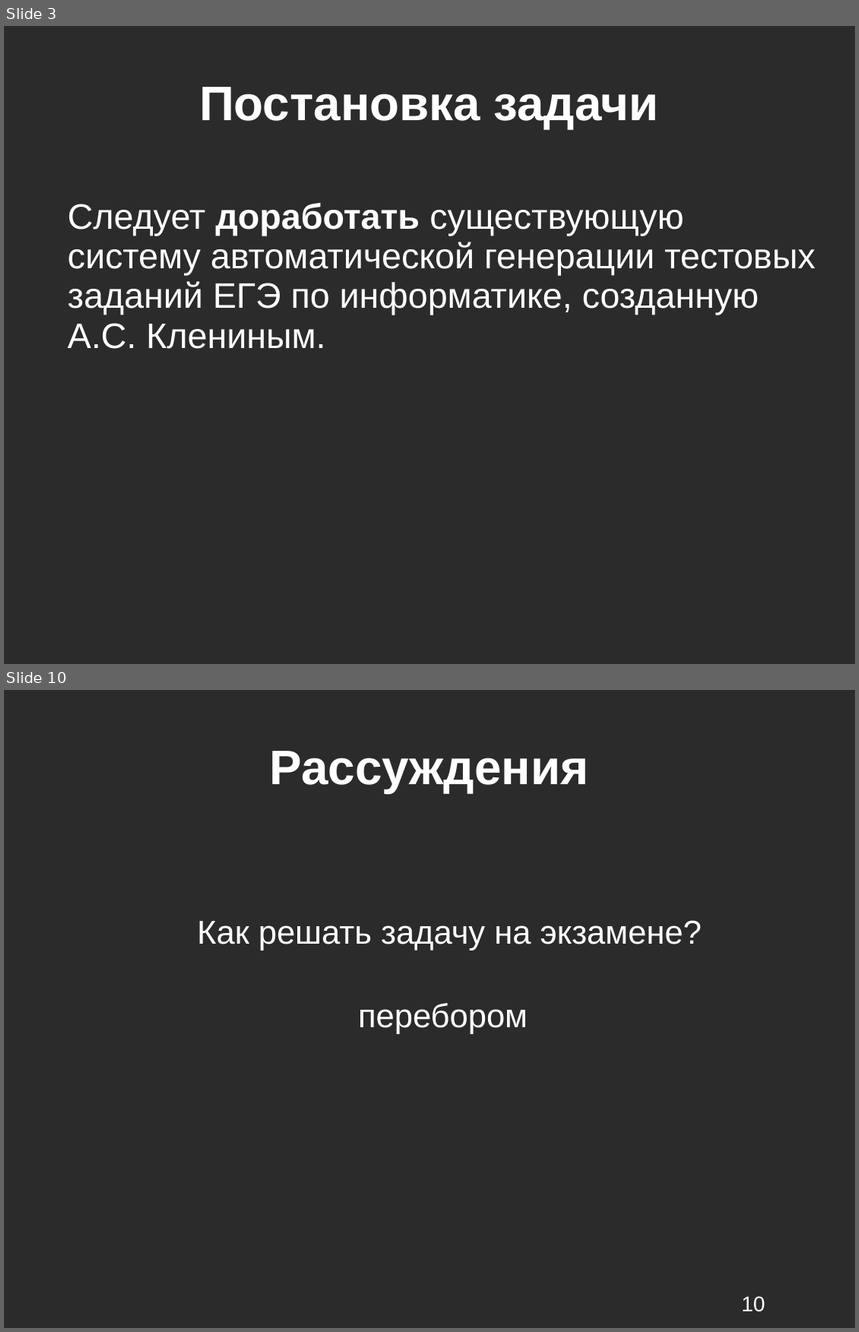
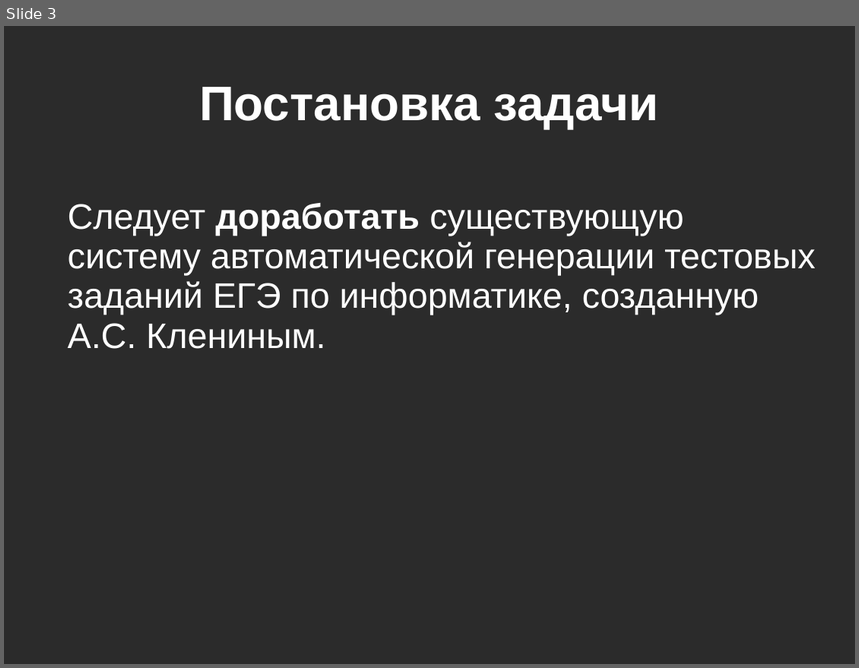
Before and after one commit to kevroletin/Coursework, a slide deck: 236_Кевролетин_презентация.ppt. Shown one above the other, each under a label of ours: slides 3 and 10 before the commit, slide 3 after it; the slides between them are not shown. The pictures are 859x1332 and 859x668 pixels, drawn with LibreOffice and Linux fonts; fonts in the diff are those of the drawing; background and template pictures are left out; a plain dark background stands for a picture behind light text. Boxes give left, top, right and bottom in pixels: in the first picture for what was removed or moved away, otherwise in the second. Text is boxed around its words. In the diff, an @@ line names an element or a change of style, - is before the commit and + after.

```diff
--- a/236_Кевролетин_презентация.ppt
+++ b/236_Кевролетин_презентация.ppt
@@ slide 10 removed at (4, 690, 855, 1328), background picture (left out) @@
@@ title removed at (269, 751, 588, 793) @@
-Рассуждения
@@ text removed at (197, 920, 702, 951) @@
-Как решать задачу на экзамене?
@@ text removed at (358, 1003, 528, 1034) @@
-перебором
@@ page number removed at (742, 1296, 766, 1312) @@
-10
```
Also in this commit, not shown: 9 slides changed, 2 other slides removed.
